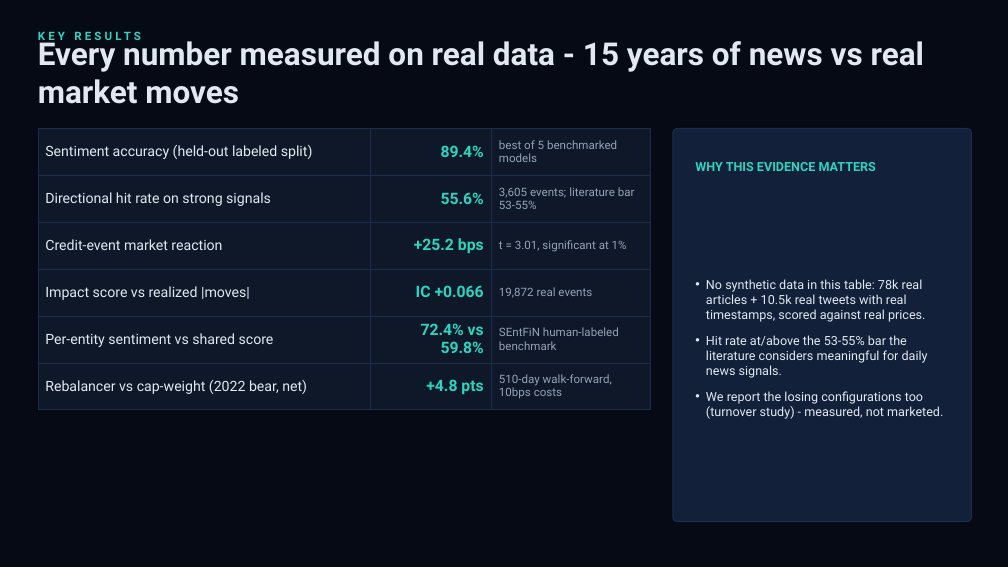
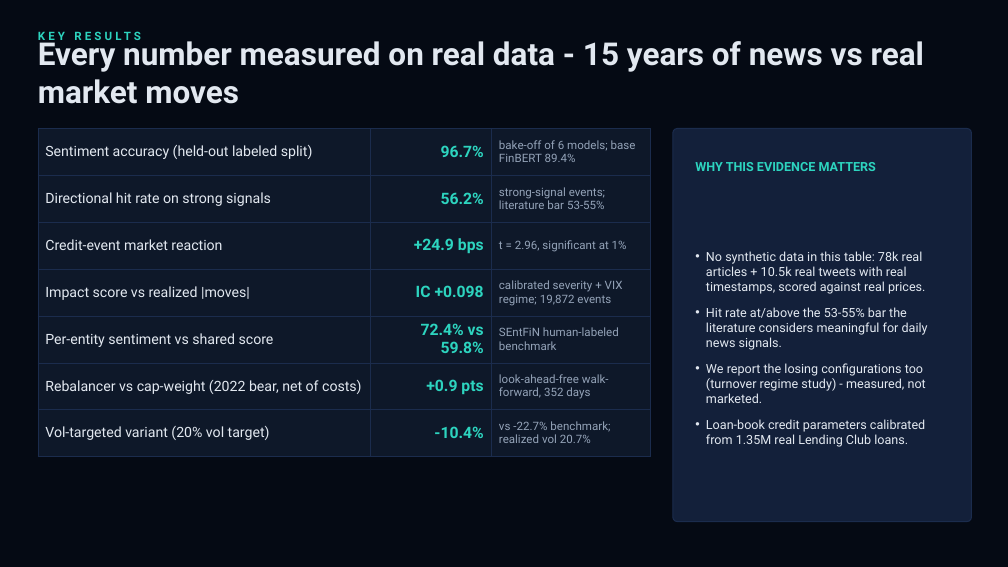
Before and after one commit to SachinGoyal94/TIET-SachinGoyal-Hackathon, a slide deck: slide 5 of docs/presentation.pptx. Drawn at 1008x567 pixels with LibreOffice and Linux fonts; fonts in the diff are those of the drawing. Boxes give left, top, right and bottom in pixels: in the first picture for what was removed or moved away, otherwise in the second. Text is boxed around its words. In the diff, an @@ line names an element or a change of style, - is before the commit and + after.

```diff
--- a/docs/presentation.pptx
+++ b/docs/presentation.pptx
@@ table at <box>38,129,650,447</box> @@
-row 1, column 2: 89.4%
+row 1, column 2: 96.7%
-row 1, column 3: best of 5 benchmarked models
+row 1, column 3: bake-off of 6 models; base FinBERT 89.4%
-row 2, column 2: 55.6%
+row 2, column 2: 56.2%
-row 2, column 3: 3,605 events; literature bar 53-55%
+row 2, column 3: strong-signal events; literature bar 53-55%
-row 3, column 2: +25.2 bps
+row 3, column 2: +24.9 bps
-row 3, column 3: t = 3.01, significant at 1%
+row 3, column 3: t = 2.96, significant at 1%
-row 4, column 2: IC +0.066
+row 4, column 2: IC +0.098
-row 4, column 3: 19,872 real events
+row 4, column 3: calibrated severity + VIX regime; 19,872 events
-row 6: Rebalancer vs cap-weight (2022 bear, net) | +4.8 pts | 510-day walk-forward, 10bps costs
+row 6: Rebalancer vs cap-weight (2022 bear, net of costs) | +0.9 pts | look-ahead-free walk-forward, 352 days
+row 7: Vol-targeted variant (20% vol target) | -10.4% | vs -22.7% benchmark; realized vol 20.7%
@@ text at <box>706,363,926,447</box>: text changed @@
-• We report the losing configurations too (turnover study) - measured, not marketed.
+• We report the losing configurations too (turnover regime study) - measured, not marketed.
+• Loan-book credit parameters calibrated from 1.35M real Lending Club loans.
```
Also in this commit, not shown: 4 other slides changed, 3 other files.
